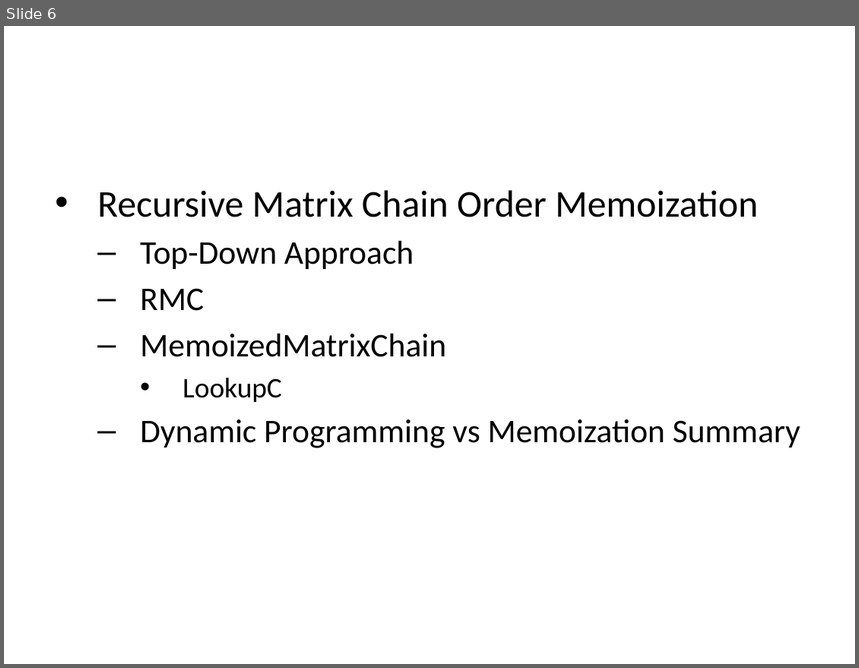
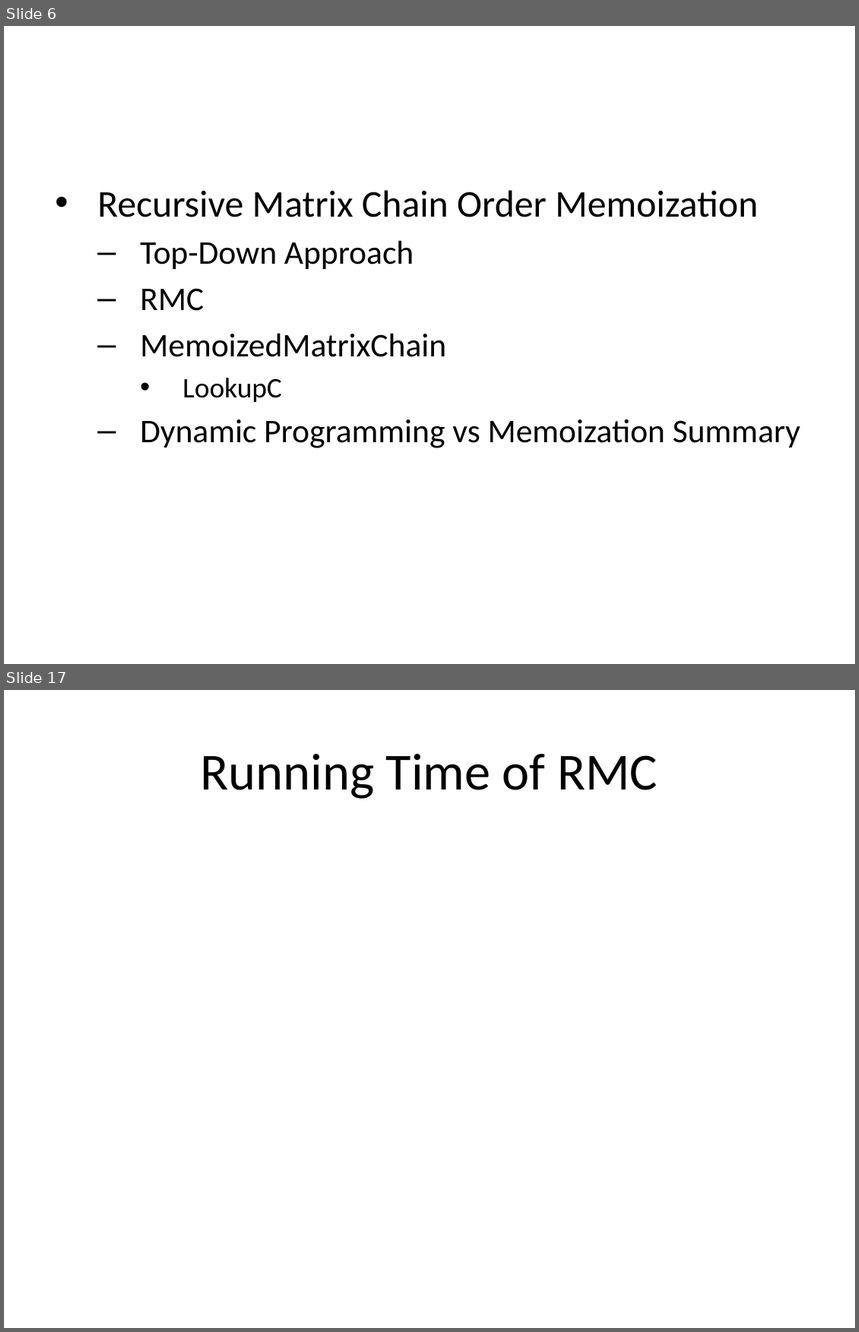
Before and after one commit to ucoruh/ce100-algorithms-and-programming-II, a slide deck: docs/week-6/ce100-week-6-lcs.md_word.pptx. Shown one above the other, each under a label of ours: slide 6 before the commit, slides 6 and 17 after it; the slides between them are not shown. The pictures are 859x668 and 859x1332 pixels, drawn with LibreOffice and Linux fonts; fonts in the diff are those of the drawing. Boxes give left, top, right and bottom in pixels: in the first picture for what was removed or moved away, otherwise in the second. Text is boxed around its words. In the diff, an @@ line names an element or a change of style, - is before the commit and + after.

```diff
--- a/docs/week-6/ce100-week-6-lcs.md_word.pptx
+++ b/docs/week-6/ce100-week-6-lcs.md_word.pptx
@@ slide 17 added at [4, 690, 855, 1328], background #FFFFFF @@
@@ title added at [201, 754, 658, 799], 44 pt, text #000000 @@
+Running Time of RMC
```
Also in this commit, not shown: 2 slides changed, 70 other slides added, 1 slide removed, 38 other files.
